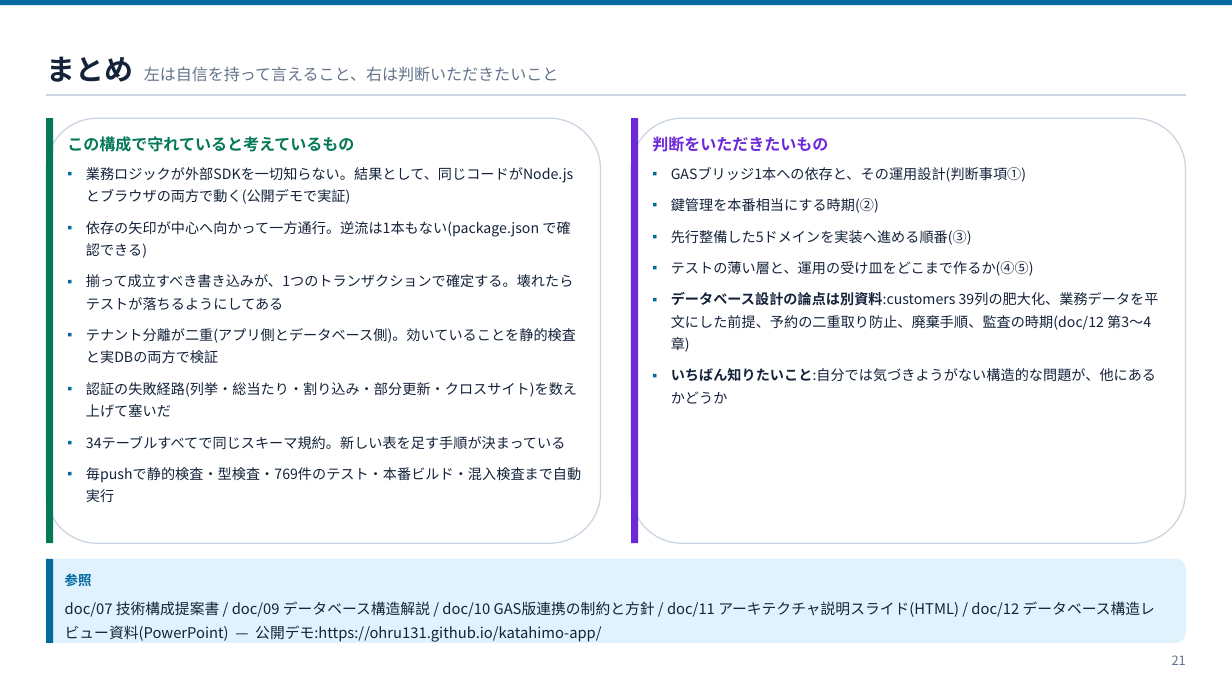
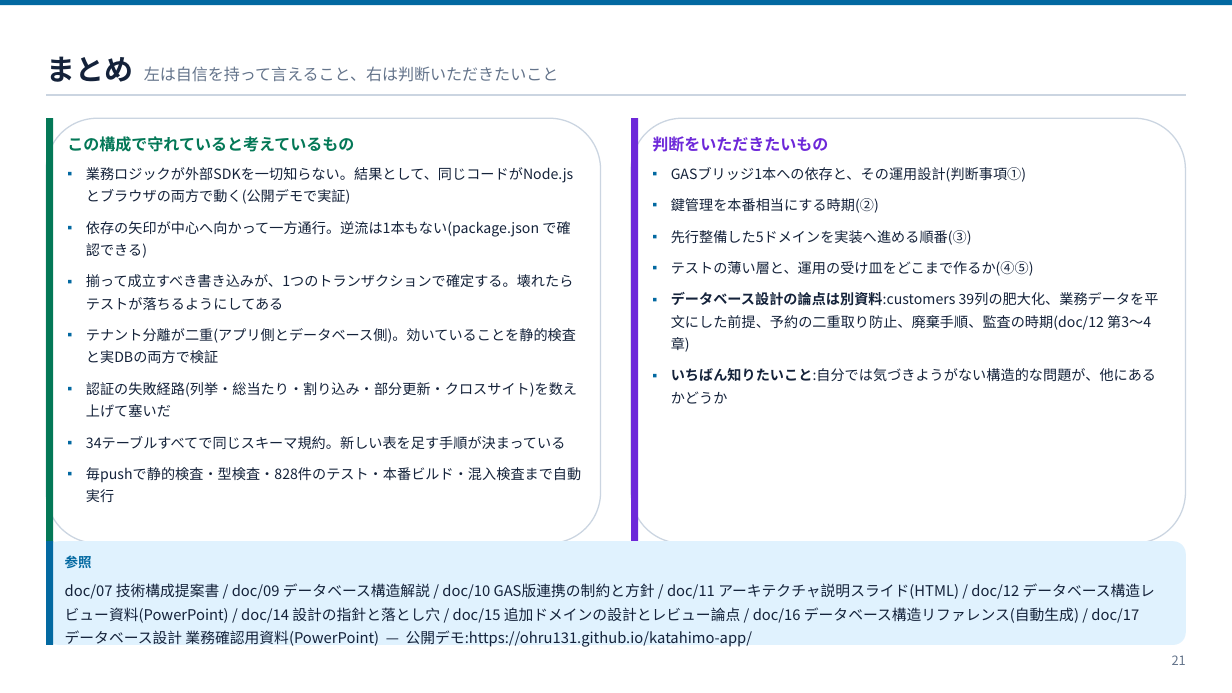
Before and after one commit to ohru131/katahimo-app, a slide deck: slide 21 of doc/13_アーキテクチャ説明資料.pptx. Drawn at 1232x693 pixels with LibreOffice and Linux fonts; fonts in the diff are those of the drawing. Boxes give left, top, right and bottom in pixels: in the first picture for what was removed or moved away, otherwise in the second. Text is boxed around its words. In the diff, an @@ line names an element or a change of style, - is before the commit and + after.

```diff
--- a/doc/13_アーキテクチャ説明資料.pptx
+++ b/doc/13_アーキテクチャ説明資料.pptx
@@ text at [86, 467, 581, 502]: text changed @@
-▪ 毎pushで静的検査・型検査・769件のテスト・本番ビルド・混入検査まで自動実行
+▪ 毎pushで静的検査・型検査・828件のテスト・本番ビルド・混入検査まで自動実行
@@ rounded rectangle: place and size @@
-rounded rectangle at [46, 559, 1186, 643]
+rounded rectangle at [46, 542, 1186, 645]
@@ rectangle: place and size @@
-rectangle at [46, 559, 53, 643]
+rectangle at [46, 542, 53, 645]
@@ text "参照": place and size @@
-text "参照" at [65, 573, 92, 586]
+text "参照" at [65, 555, 92, 568]
@@ text at [65, 583, 1155, 647]: text changed @@
-doc/07 技術構成提案書 / doc/09 データベース構造解説 / doc/10 GAS版連携の制約と方針 / doc/11 アーキテクチャ説明スライド(HTML) / doc/12 データベース構造レビュー資料(PowerPoint) — 公開デモ:https://ohru131.github.io/katahimo-app/
+doc/07 技術構成提案書 / doc/09 データベース構造解説 / doc/10 GAS版連携の制約と方針 / doc/11 アーキテクチャ説明スライド(HTML) / doc/12 データベース構造レビュー資料(PowerPoint) / doc/14 設計の指針と落とし穴 / doc/15 追加ドメインの設計とレビュー論点 / doc/16 データベース構造リファレンス(自動生成) / doc/17 データベース設計 業務確認用資料(PowerPoint) — 公開デモ:https://ohru131.github.io/katahimo-app/
```
Also in this commit, not shown: 5 other slides changed, 4 other files.
